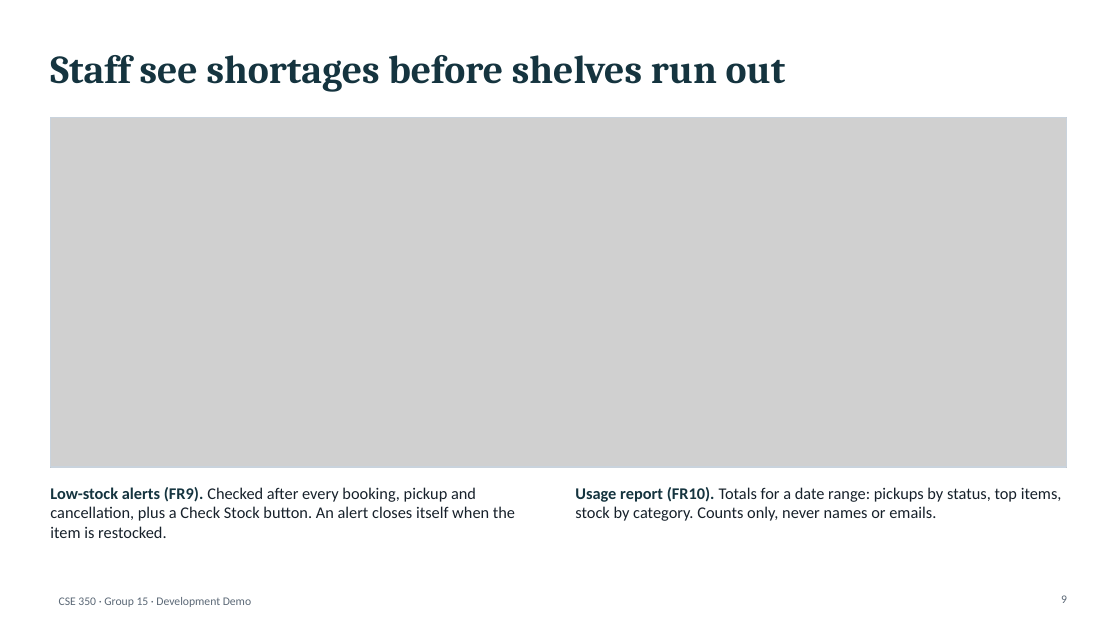
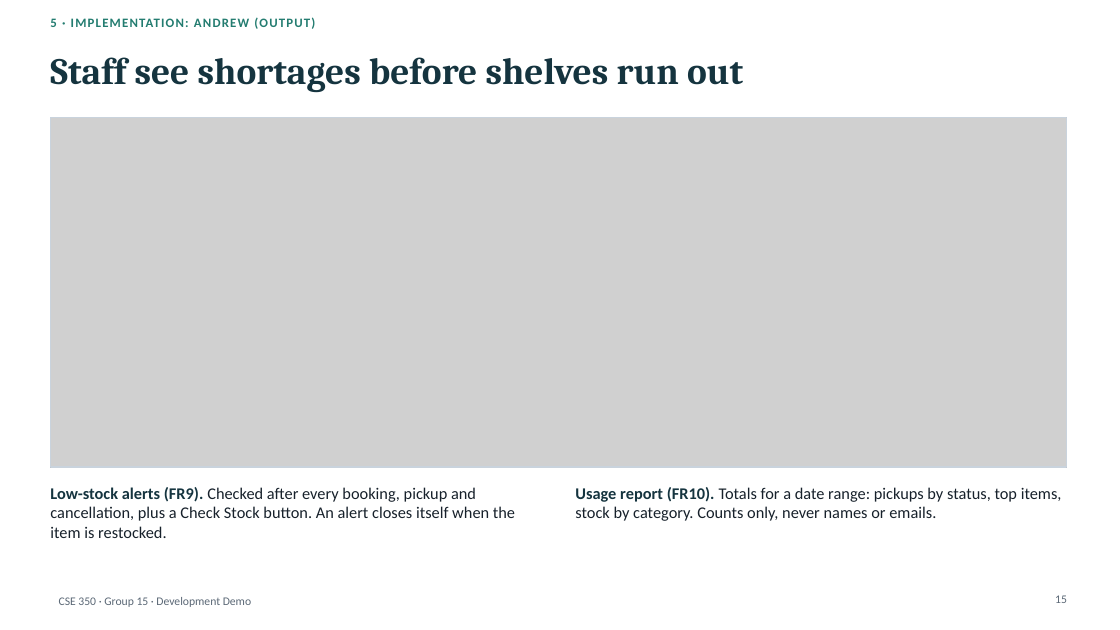
Before and after one commit to a0merr/University-Food-Pantry-CSE-350-, a slide deck: slide 15 of docs/presentation/CSE350_Demo_Deck_DRAFT.pptx (slide 9 before the commit). Drawn at 1120x630 pixels with LibreOffice and Linux fonts; fonts in the diff are those of the drawing; grey boxes stand for pictures. Boxes give left, top, right and bottom in pixels: in the first picture for what was removed or moved away, otherwise in the second. Text is boxed around its words. In the diff, an @@ line names an element or a change of style, - is before the commit and + after.

```diff
--- a/docs/presentation/CSE350_Demo_Deck_DRAFT.pptx
+++ b/docs/presentation/CSE350_Demo_Deck_DRAFT.pptx
@@ text added at (x1=50, y1=17, x2=315, y2=29), 11 pt, text #237C70, bold @@
+5 · IMPLEMENTATION: ANDREW (OUTPUT)
@@ title "Staff see shortages before shelves ..." at (x1=50, y1=57, x2=743, y2=93): size 34 to 32 pt @@
@@ page number at (x1=1055, y1=595, x2=1067, y2=603): text changed @@
-9
+15
```
Also in this commit, not shown: 11 other slides changed, 13 slides added, 1 slide removed, 5 other files.
